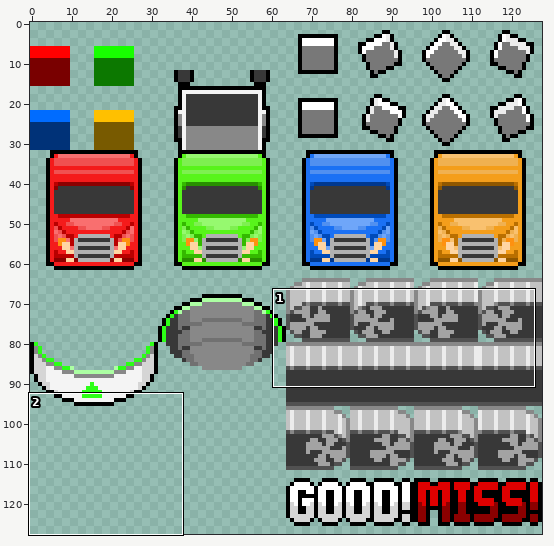
One commit to this sprite sheet: android/assets/game-objects.png. The first picture is a wide view before the edit; the outline marks the close-up.
Close-up. Earlier state:
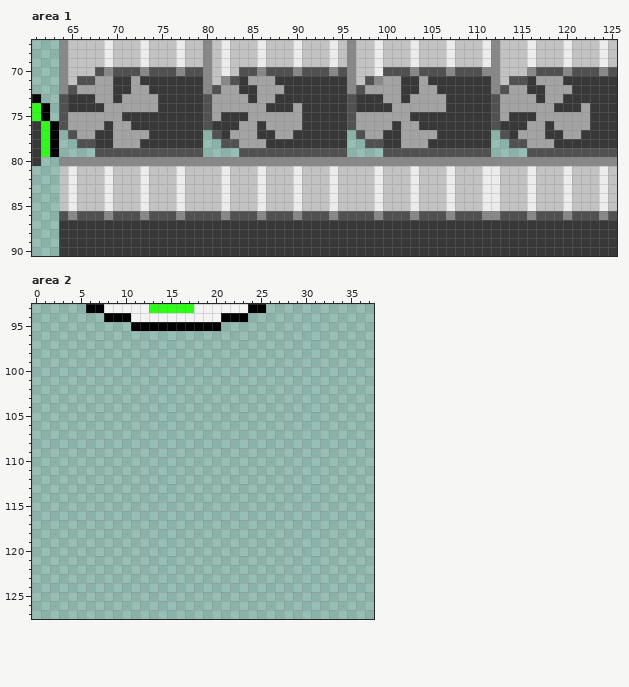
The file is 128x128 pixels. Colours within 5 levels of each other are drawn and written as one. Shown: area 1: x 61..125, y 67..90; area 2: x 0..37, y 93..127. The commit also changed other parts of the picture, which this record leaves out.
The result:
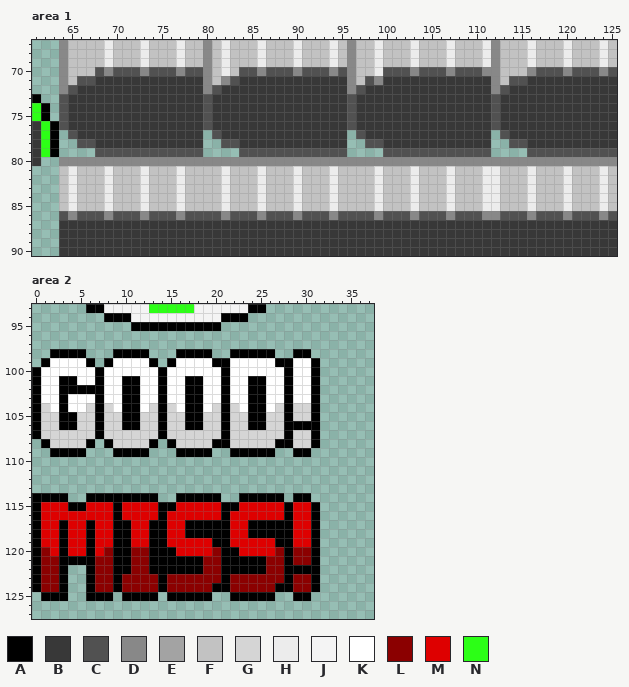
Palette (. is transparent): A #000000  B #383838  C #515151  D #888888  E #a3a3a3  F #c2c2c2  G #d5d5d5  H #ececec  J #f4f4f4  K #ffffff  L #8b0000  M #de0000  N #2cff16
Diff:
Changed rows in their new state; - is an unchanged pixel.
Area 1:
first column x 65:
71 ---BB--B------------BBB------------BB--B------------BBB---
72 -BBBB--BB--------BB--BBB---------BBBB--BB--------BB--BBB--
73 ---BB-BBBB------BBBB-BB------------BB-BBBB------BBBB-BB---
74 ----BBBBBB------BBBBBB---B----------BBBBBB------BBBBBB---B
75 BBBBBB----------B---BBBBBB------BBBBBB----------B---BBBBBB
76 BBBB-BB------------BB-BBBB------BBBB-BB------------BB-BBBB
77 -BB--BBBB---------BBB--BB--------BB--BBBB---------BBB--BB-
78 -----BBB-----------BBB---------------BBB-----------BBB----
Area 2:
first column x 0:
 98 --AAAA---AAAA---AAAA--AAAAA--AA-
 99 -AKKKKA-AKKKKA-AKKKKAAKKKKKAAKKA
100 AKKKKKKAKKKKKKAKKKKKKAKKKKKKAKKA
101 AKKAAKKAKKAAKKAKKAAKKAKKAAKKAKKA
102 AKKAAAAAKKAAKKAKKAAKKAKKAAKKAKKA
103 AKKAKKKAKKAAKKAKKAAKKAKKAAKKAKKA
104 AGKAKKGAGKAAKGAGKAAKGAGKAAKGAGGA
105 AGGAAGGAGGAAGGAGGAAGGAGGAAGGAGGA
106 AGGAAGGAGGAAGGAGGAAGGAGGAAGGAAAA
107 AGGGGGGAGGGGGGAGGGGGGAGGGGGGAGGA
108 -AGGGGA-AGGGGA-AGGGGAAGGGGGAAGGA
109 --AAAA---AAAA---AAAA--AAAAA--AA-
first column x 0:
114 AAAA--AAAAAAAA--AAAAA--AAAAA-AA-
115 AMMMAAMMMAMMMMAAMMMMMAAMMMMMAMMA
116 AMMMMMMMMAMMMMAMMMMMMAMMMMMMAMMA
117 AMMAMMAMMAAMMAAMMAAAAAMMAAAAAMMA
118 AMMAMMAMMAAMMAAMMAAAAAMMAAAAAMMA
119 AMMAMMAMMAAMMAAMMMMMAAMMMMMAAMMA
120 ALMAMMAMLAALLAAAMMMMLAAMMMMLALLA
121 ALLAAAALLAALLAAAAAALLAAAAALLALLA
122 ALLA--ALLAALLAAAAAALLAAAAALLAAAA
123 ALLA--ALLALLLLALLLLLLALLLLLLALLA
124 ALLA--ALLALLLLALLLLLAALLLLLAALLA
125 -AAA--AAA-AAAA-AAAAA--AAAAA--AA-
Boxes around the changes in both close-ups, in picture pixels (x1, y1, x2, y2):
changed: (68, 76, 158, 148)
changed: (212, 76, 302, 148)
changed: (356, 76, 446, 148)
changed: (500, 76, 590, 148)
added: (32, 349, 320, 457)
added: (32, 493, 320, 601)
